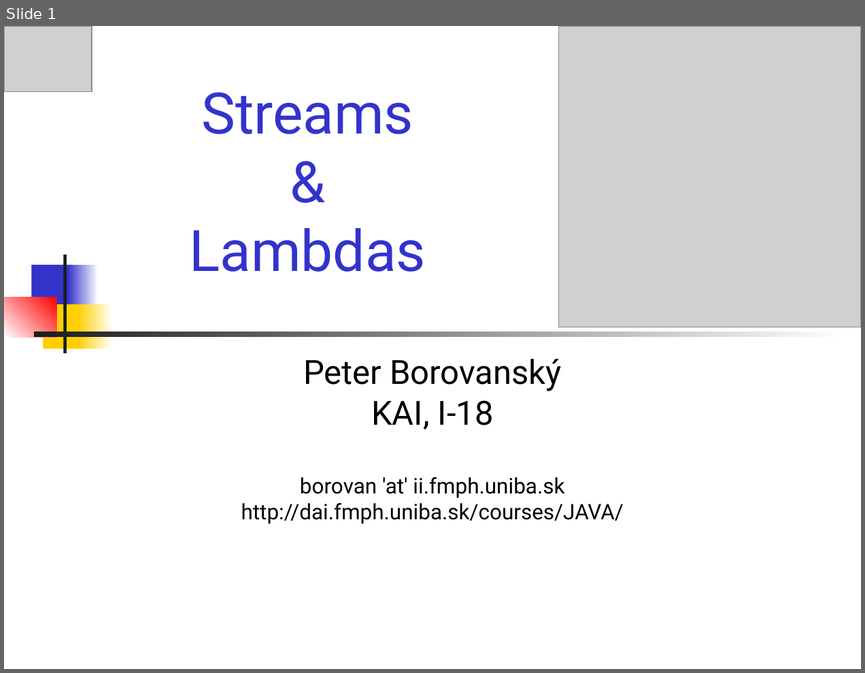
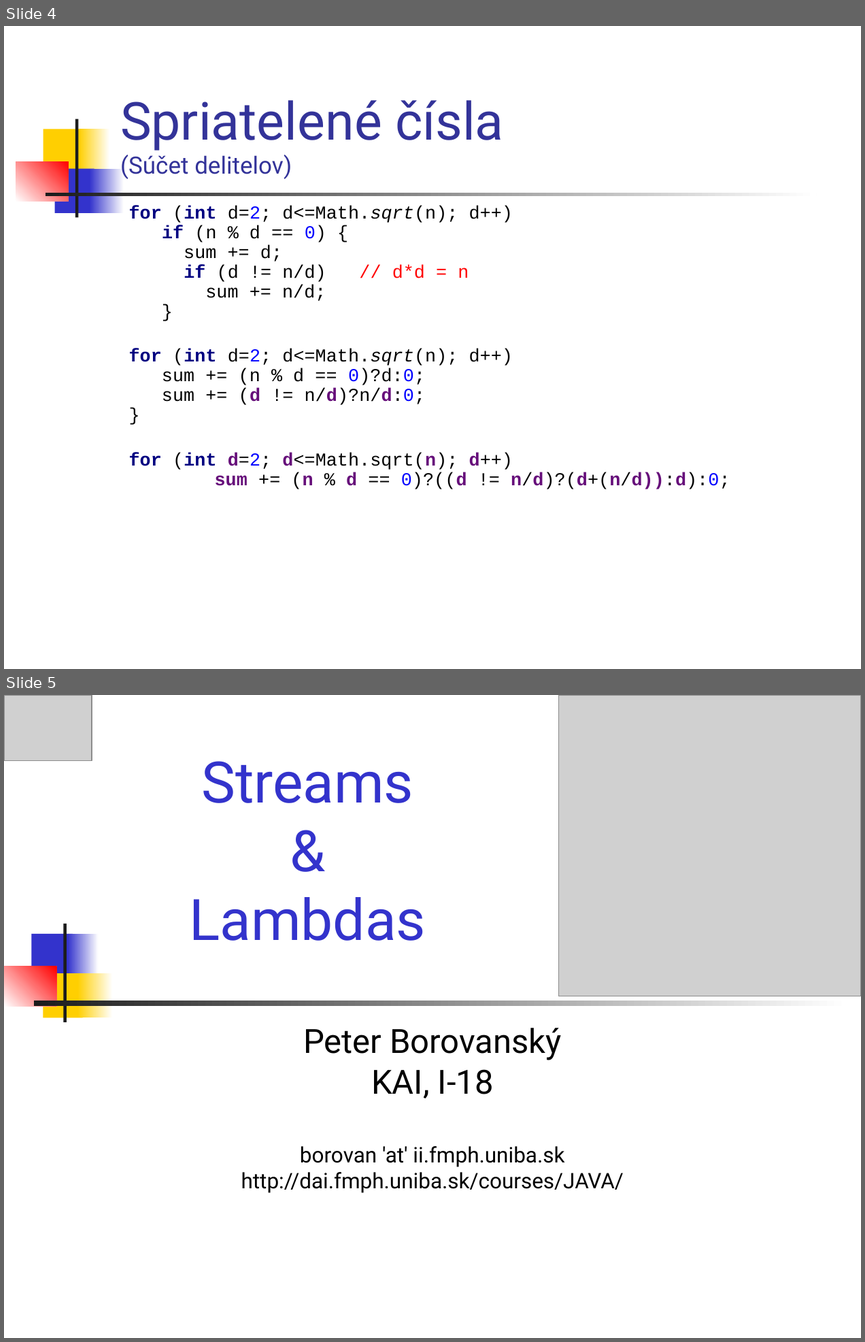
Before and after one commit to Programovanie4/Prednasky, a slide deck: 07/07_java.ppt. Shown one above the other, each under a label of ours: slide 1 before the commit, slides 4 and 5 after it. The pictures are 865x673 and 865x1342 pixels, drawn with LibreOffice and Linux fonts; fonts in the diff are those of the drawing; grey boxes stand for pictures. Boxes give left, top, right and bottom in pixels: in the first picture for what was removed or moved away, otherwise in the second. Text is boxed around its words. In the diff, an @@ line names an element or a change of style, - is before the commit and + after.

```diff
--- a/07/07_java.ppt
+++ b/07/07_java.ppt
@@ slide 4 added at box(4, 26, 861, 669), background #FFFFFF @@
@@ title added at box(120, 100, 504, 179), 44 pt, text #333399 @@
+Spriatelené čísla
+(Súčet delitelov)
@@ rectangle added at box(75, 118, 77, 217), fill #1C1C1C @@
@@ rectangle added at box(43, 129, 84, 174), fill #FFCF01 @@
@@ rectangle added at box(79, 129, 110, 174), fill gradient #FFCF01 to #FFFFFF @@
@@ rectangle added at box(16, 161, 68, 201), fill gradient #FFFFFF to #FF0000 @@
@@ rectangle added at box(54, 168, 94, 213), fill #3333CC @@
@@ rectangle added at box(90, 168, 124, 213), fill gradient #3333CC to #FFFFFF @@
@@ rectangle added at box(45, 193, 816, 195), fill gradient #1C1C1C to #FFFFFF @@
@@ text added at box(129, 206, 730, 489), 15.3 pt, text #000000 @@
+for (int d=2; d<=Math.sqrt(n); d++)
+if (n % d == 0) {
+sum += d;
+if (d != n/d) // d*d = n
+sum += n/d;
+}
+for (int d=2; d<=Math.sqrt(n); d++)
+sum += (n % d == 0)?d:0;
+sum += (d != n/d)?n/d:0;
+}
+for (int d=2; d<=Math.sqrt(n); d++)
+sum += (n % d == 0)?((d != n/d)?(d+(n/d)):d):0;
@@ what was slide 1 is now slide 5 @@
```
Also in this commit, not shown: 6 slides changed, 3 other slides added, 4 other files.
